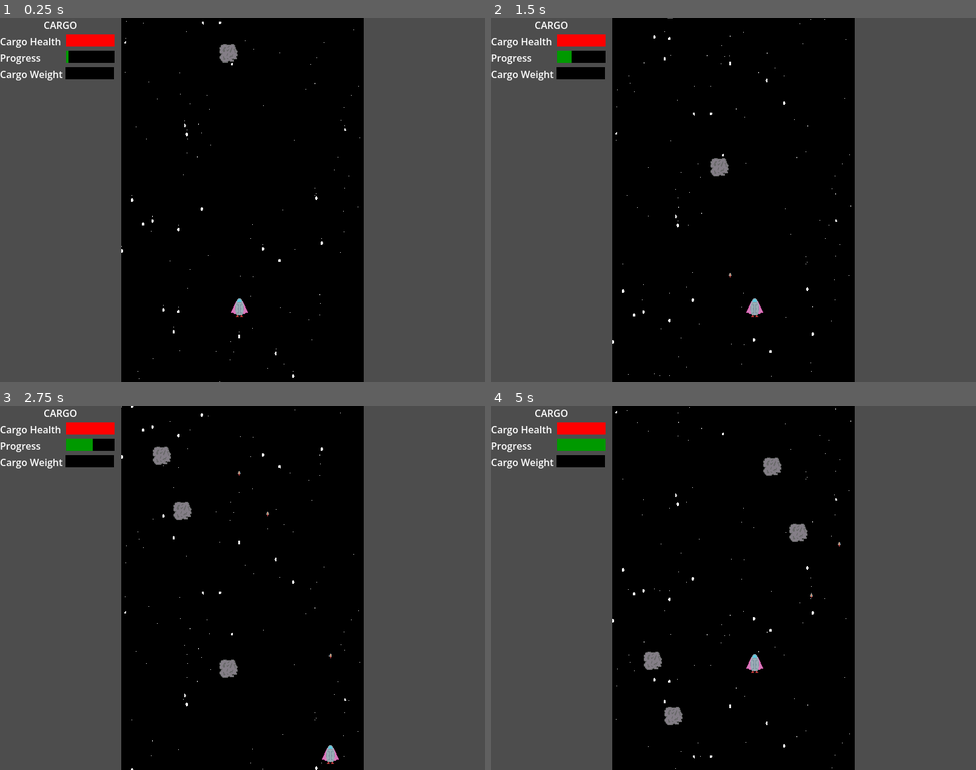
Above: before the commit, frames 1-4 (two rows, left to right).
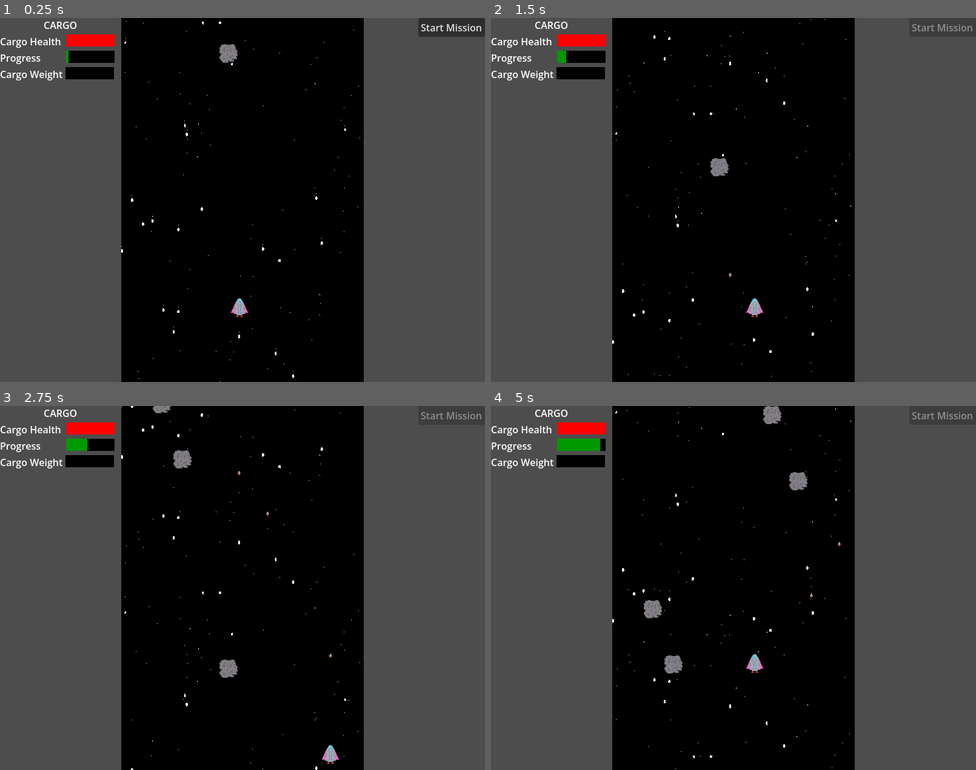
Above: after the commit, the same moments.

Repository: justaplummer/Break-The-Bank-Jam
Game: Godot game, scene res://Scenes/main.tscn
The game is run twice, just before and just after one commit, with the same random seed, the same clock (stepped at 60 frames per second) and the same inputs.
Inputs (mouse positions are in pixels of both pictures, inside the frame that each line leads up to):
- Up to frame 1 (0.25 s): no input
- Up to frame 2 (1.5 s): click (942, 28) at 0.5 s, where only the run after the commit has a clickable "Start Mission"; tap Enter (ui_accept) at 1.25 s; hold Right (ui_right) from 1.28 s (still down)
- Up to frame 3 (2.75 s): tap Enter (ui_accept) at 1.52, 2.27 s; release Right (ui_right) at 2.03 s; hold Down (ui_down) from 2.03 s (still down)
- Up to frame 4 (5 s): release Down (ui_down) at 2.78 s; hold Right (ui_right) 2.78-3.53 s; hold Up (ui_up) 3.53-4.28 s; tap Enter (ui_accept) at 3.77, 4.52 s; hold Left (ui_left) from 4.28 s (still down)

The runs differ from the first frame. In frame 1, 0.7% of the frame differs, in the area x 86-100%, y 0-6%; in frame 2, 0.1%; in frame 3, 0.7%; in frame 4, 1.4%, in the area x 22-100%, y 0-88%.

Commit message:
Mission Loop
The delivery mission only lasts a few seconds and then the player needs to start another one

Diff:
--- a/Scenes/main.tscn
+++ b/Scenes/main.tscn
@@ -73,5 +73,17 @@
 
 [node name="UI_cargo" parent="." unique_id=1496423086 instance=ExtResource("5_kry3j")]
 
+[node name="Button_reset_mission" type="Button" parent="." unique_id=1535950645]
+anchors_preset = 1
+anchor_left = 1.0
+anchor_right = 1.0
+offset_left = -110.0
+offset_bottom = 31.0
+grow_horizontal = 0
+size_flags_horizontal = 8
+focus_mode = 0
+text = "Start Mission"
+
 [connection signal="timeout" from="timers/Asteroid_Spawner" to="." method="_on_asteroid_spawner_timeout"]
 [connection signal="timeout" from="timers/Mission_Length" to="." method="_on_mission_length_timeout"]
+[connection signal="pressed" from="Button_reset_mission" to="." method="_on_button_pressed"]
--- a/Scripts/main.gd
+++ b/Scripts/main.gd
@@ -6,6 +6,7 @@
 @onready var mission_length: Timer = $timers/Mission_Length
 @onready var asteroid_spawner: Timer = $timers/Asteroid_Spawner
 @onready var player: Player = $Center_Game/Player
+@onready var button_reset_mission: Button = $Button_reset_mission
 
 var min_x = 225
 var max_x = 575
@@ -17,7 +18,7 @@
 func _ready() -> void:
 	ui_cargo.reset_health_bar()
 	ui_cargo.set_progress_bar_max(shipping_path_length)
-	ui_cargo.reset_progress_bar(1)
+	ui_cargo.reset_progress_bar()
 	mission_length.start(shipping_path_length)
 
 func _process(delta: float) -> void:
@@ -43,8 +44,19 @@
 	asteroid_spawner.stop()
 	player.set_mission_active(false)
 	delete_all_asteroids()
+	button_reset_mission.disabled = false
 
 
 func delete_all_asteroids():
 	for node in get_tree().get_nodes_in_group("asteroid"):
 		node.queue_free()
+
+func _unhandled_input(event: InputEvent) -> void:
+	pass
+
+func _on_button_pressed() -> void:
+	player.set_mission_active(true)
+	asteroid_spawner.start(1)
+	ui_cargo.reset_progress_bar()
+	mission_length.start(shipping_path_length)
+	button_reset_mission.disabled = true
--- a/Scripts/missle.gd
+++ b/Scripts/missle.gd
@@ -12,7 +12,7 @@
 		delete_self()
 
 func is_out_of_view():
-	return position.y < -25
+	return position.y < -1
 
 func delete_self():
 	queue_free()
--- a/Scripts/ui_cargo.gd
+++ b/Scripts/ui_cargo.gd
@@ -20,8 +20,8 @@
 func set_health_bar(value : float):
 	pb_health.value = value
 
-func reset_progress_bar(value):
-	pb_progress.value = value
+func reset_progress_bar():
+	pb_progress.value = 0
 
 func set_progress_bar_max(max_value):
 	pb_progress.max_value = max_value
